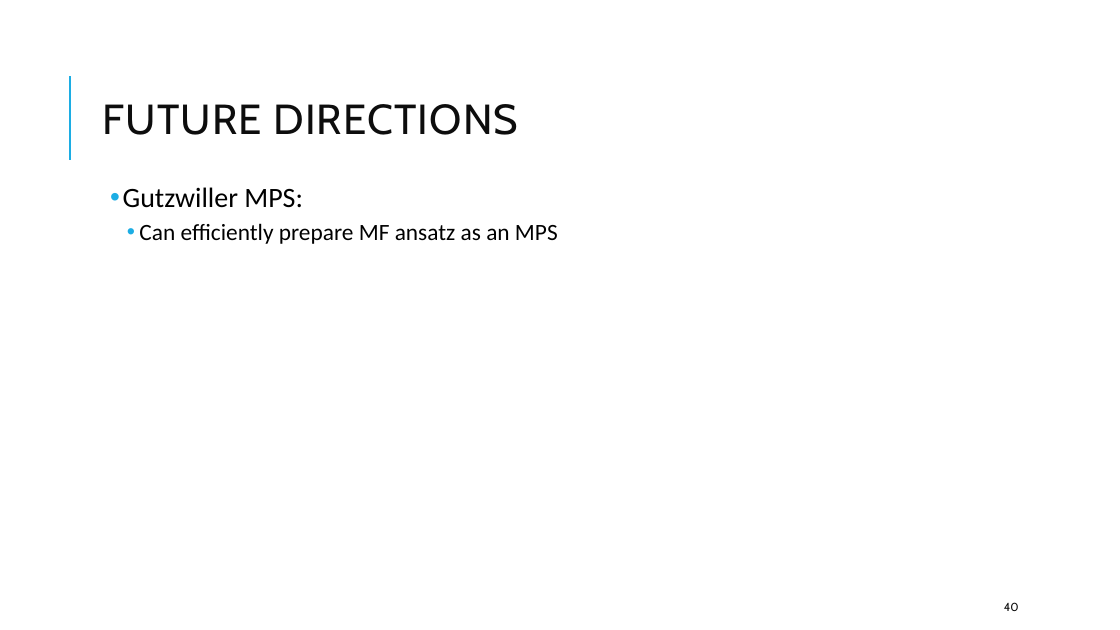
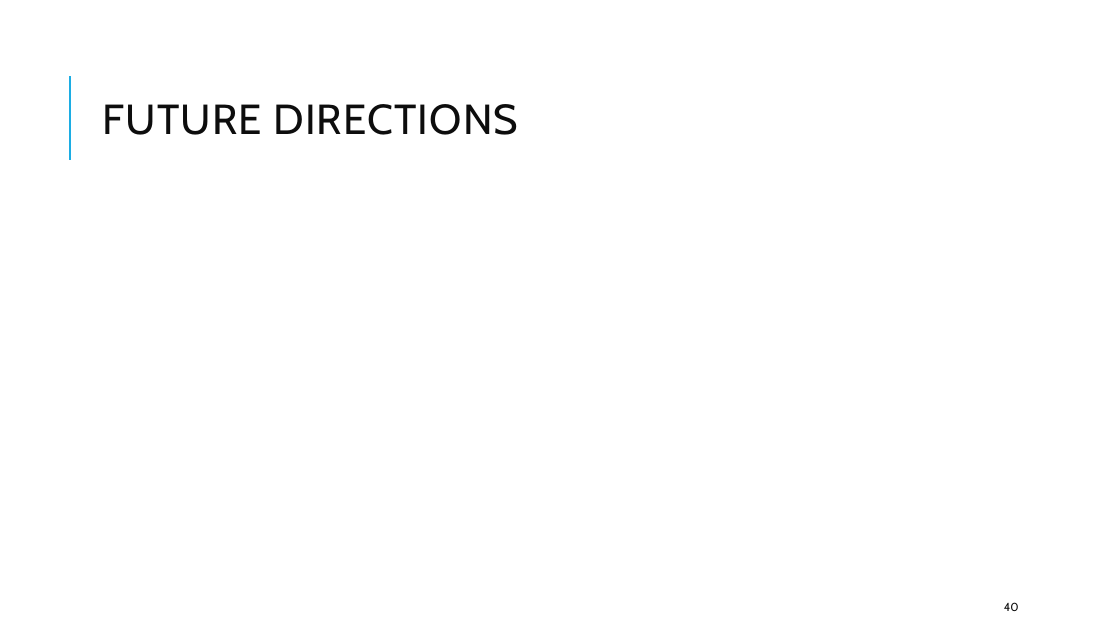
Before and after one commit to kwang0/KPZ-Project, a slide deck: slide 40 of Qualifying Exam Presentation.pptx. Drawn at 1120x630 pixels with LibreOffice and Linux fonts; fonts in the diff are those of the drawing; grey boxes stand for pictures. Boxes give left, top, right and bottom in pixels: in the first picture for what was removed or moved away, otherwise in the second. Text is boxed around its words. In the diff, an @@ line names an element or a change of style, - is before the commit and + after.

```diff
--- a/Qualifying Exam Presentation.pptx
+++ b/Qualifying Exam Presentation.pptx
@@ text removed at (x1=123, y1=187, x2=558, y2=244) @@
-  • Gutzwiller MPS:
-    • Can efficiently prepare MF ansatz as an MPS
```
Also in this commit, not shown: 2 other slides changed.
